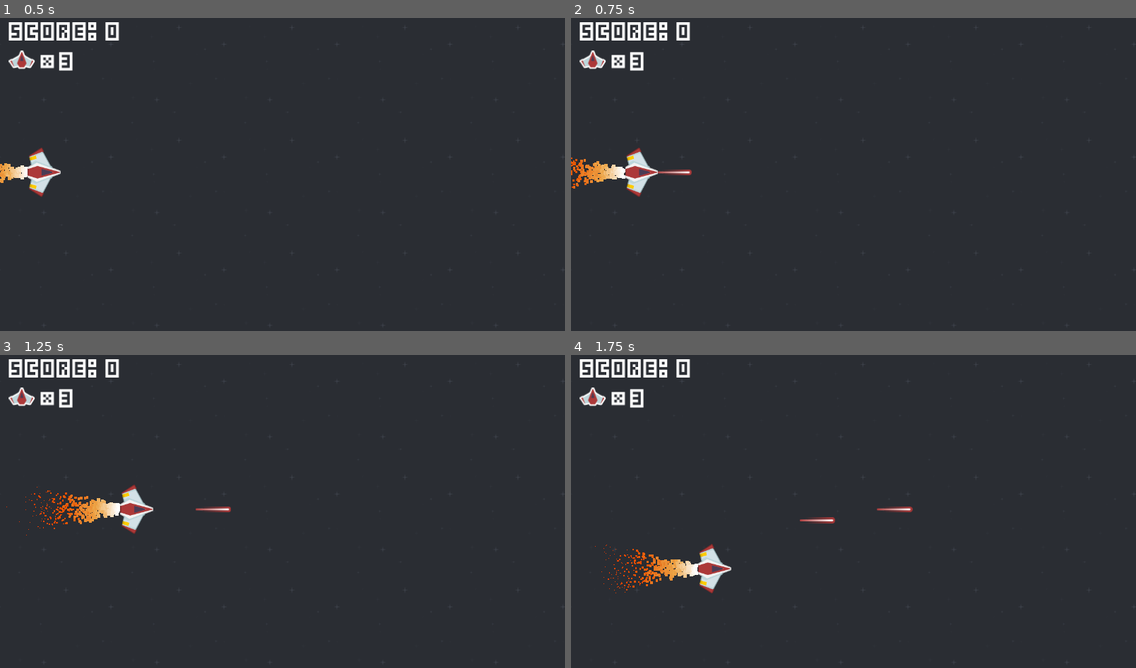
Above: before the commit, frames 1-4 (two rows, left to right).
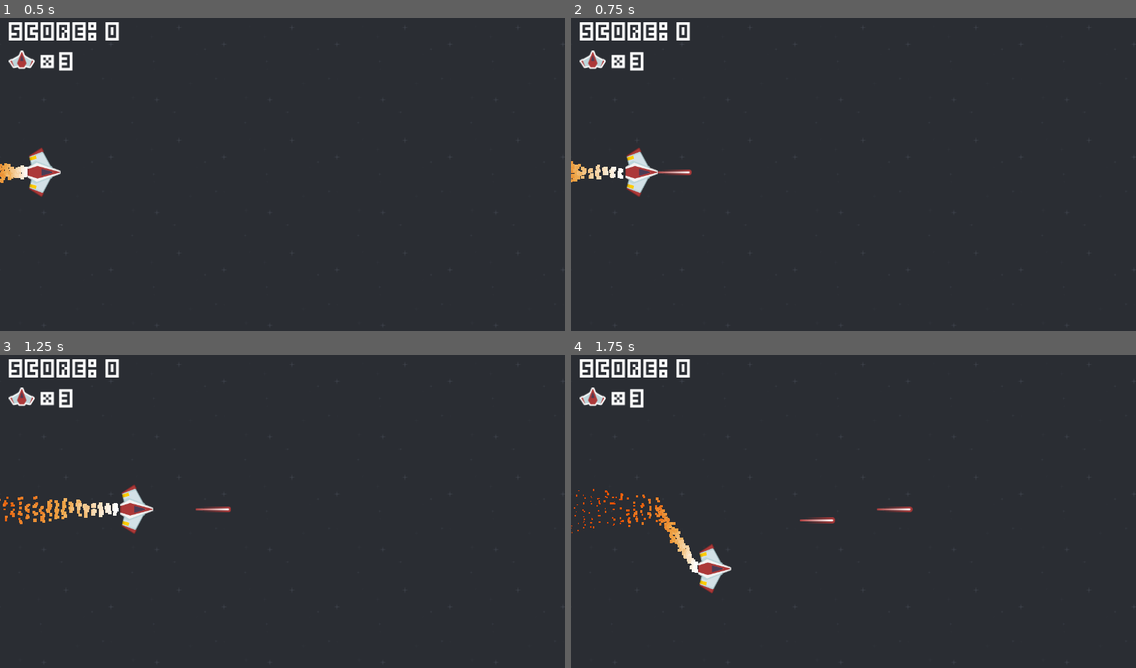
Above: after the commit, the same moments.

Repository: ardkoornstra/learning-godot-2d
Game: Godot game, scene res://scenes/game.tscn
The game is run twice, just before and just after one commit, with the same random seed, the same clock (stepped at 60 frames per second) and the same inputs.
Inputs:
- Up to frame 1 (0.5 s): no input
- Up to frame 2 (0.75 s): tap Enter at 0.5 s; hold D (right) from 0.53 s (still down); tap Space (shoot) at 0.6 s
- Up to frame 3 (1.25 s): keep holding D (right)
- Up to frame 4 (1.75 s): release D (right) at 1.28 s; hold S (down) from 1.28 s (still down); tap Space (shoot) at 1.35 s

Frame 1 is identical in both runs. In frame 2, 0.5% of the frame differs, in the area x 0-10%, y 44-55%; in frame 3, 0.9%; in frame 4, 1.1%, in the area x 0-23%, y 42-77%.

Commit message:
Lesson 3 finished

Diff:
--- /dev/null
+++ b/AlienAttack/scenes/enemy_path.tscn
@@ -0,0 +1,24 @@
+[gd_scene load_steps=4 format=3 uid="uid://c2qj1dcya3usm"]
+
+[ext_resource type="Script" path="res://scripts/enemy_path.gd" id="1_8l1wa"]
+[ext_resource type="PackedScene" uid="uid://b5ug4qt22ikqv" path="res://scenes/enemy.tscn" id="2_ahfvl"]
+
+[sub_resource type="Curve2D" id="Curve2D_kirks"]
+_data = {
+"points": PackedVector2Array(0, 0, 0, 0, -292, 602, -187.006, -39.523, 187.006, 39.523, 201, 501, -122.457, 0.687763, 122.457, -0.687763, 643, 464, -62.9289, 64.4272, 62.9289, -64.4272, 868, 395, 148.333, 14.9831, -148.333, -14.9831, 664, 67, -23.9729, -121.363, 23.9729, 121.363, 313, 232, -168.985, 33.5297, 168.985, -33.5297, 932, 285, -40.3725, 115.046, 40.3725, -115.046, 1169, 99, 0, 0, 0, 0, 1320, -127)
+}
+point_count = 9
+
+[node name="EnemyPath" type="Path2D"]
+position = Vector2(57, 31)
+curve = SubResource("Curve2D_kirks")
+script = ExtResource("1_8l1wa")
+
+[node name="EnemyPathFollow" type="PathFollow2D" parent="."]
+position = Vector2(1196.84, 37.4123)
+rotation = -1.07222
+progress = 3111.2
+loop = false
+
+[node name="Enemy" parent="EnemyPathFollow" instance=ExtResource("2_ahfvl")]
+speed = 0
--- a/AlienAttack/scenes/enemy_spawner.tscn
+++ b/AlienAttack/scenes/enemy_spawner.tscn
@@ -29,4 +29,9 @@
 wait_time = 2.0
 autostart = true
 
+[node name="PathTimer" type="Timer" parent="."]
+wait_time = 10.0
+autostart = true
+
 [connection signal="timeout" from="Timer" to="." method="_on_timer_timeout"]
+[connection signal="timeout" from="PathTimer" to="." method="_on_path_timer_timeout"]
--- a/AlienAttack/scenes/game.tscn
+++ b/AlienAttack/scenes/game.tscn
@@ -52,4 +52,5 @@
 
 [connection signal="tookDamage" from="Player" to="." method="_on_player_took_damage"]
 [connection signal="enemySpawned" from="EnemySpawner" to="." method="_on_enemy_spawner_enemy_spawned"]
+[connection signal="pathEnemySpawned" from="EnemySpawner" to="." method="_on_enemy_spawner_path_enemy_spawned"]
 [connection signal="area_entered" from="Deathzone" to="." method="_on_deathzone_area_entered"]
--- a/AlienAttack/scenes/player.tscn
+++ b/AlienAttack/scenes/player.tscn
@@ -58,4 +58,3 @@
 process_material = SubResource("ParticleProcessMaterial_hmyp3")
 lifetime = 1.5
 preprocess = 1.0
-local_coords = true
--- /dev/null
+++ b/AlienAttack/scripts/enemy_path.gd
@@ -0,0 +1,12 @@
+extends Path2D
+
+@onready var pathFollow: Node = $EnemyPathFollow
+@onready var enemy: Node = $EnemyPathFollow/Enemy
+
+func _ready():
+	pathFollow.set_progress_ratio(1.0)
+
+func _process(delta):
+	pathFollow.progress_ratio -= 0.15*delta
+	if pathFollow.progress_ratio == 0:
+		queue_free()
--- a/AlienAttack/scripts/enemy_spawner.gd
+++ b/AlienAttack/scripts/enemy_spawner.gd
@@ -1,8 +1,11 @@
 extends Node2D
 
 signal enemySpawned(instance)
+signal pathEnemySpawned(pathInstance)
 
 var enemyScene = preload("res://scenes/enemy.tscn")
+var pathEnemyScene = preload("res://scenes/enemy_path.tscn")
+
 @onready var spawners = $Spawners
 
 func _on_timer_timeout():
@@ -14,3 +17,10 @@
 	var enemyInstance = enemyScene.instantiate()
 	enemyInstance.global_position = selectedSpawner.global_position
 	enemySpawned.emit(enemyInstance)
+
+func _on_path_timer_timeout():
+	spawnPathEnemy()
+
+func spawnPathEnemy():
+	var pathEnemyInstance = pathEnemyScene.instantiate()
+	pathEnemySpawned.emit(pathEnemyInstance)
--- a/AlienAttack/scripts/game.gd
+++ b/AlienAttack/scripts/game.gd
@@ -4,6 +4,8 @@
 var score: int = 0
 
 var gameOverScene = preload("res://scenes/game_over.tscn")
+var pathEnemyTexture = preload("res://assets/textures/enemyBlue1.png")
+
 @onready var player: Node = $Player
 @onready var hud: Node = $UI/HUD
 @onready var hitSound: Node = $Hit
@@ -45,3 +47,9 @@
 	var gameOver = gameOverScene.instantiate()
 	$UI.add_child(gameOver)
 	gameOver.setScore(score)
+
+
+func _on_enemy_spawner_path_enemy_spawned(pathInstance):
+	add_child(pathInstance)
+	pathInstance.enemy.get_node("Sprite2D").texture = pathEnemyTexture
+	pathInstance.enemy.killed.connect(_on_enemy_killed)
